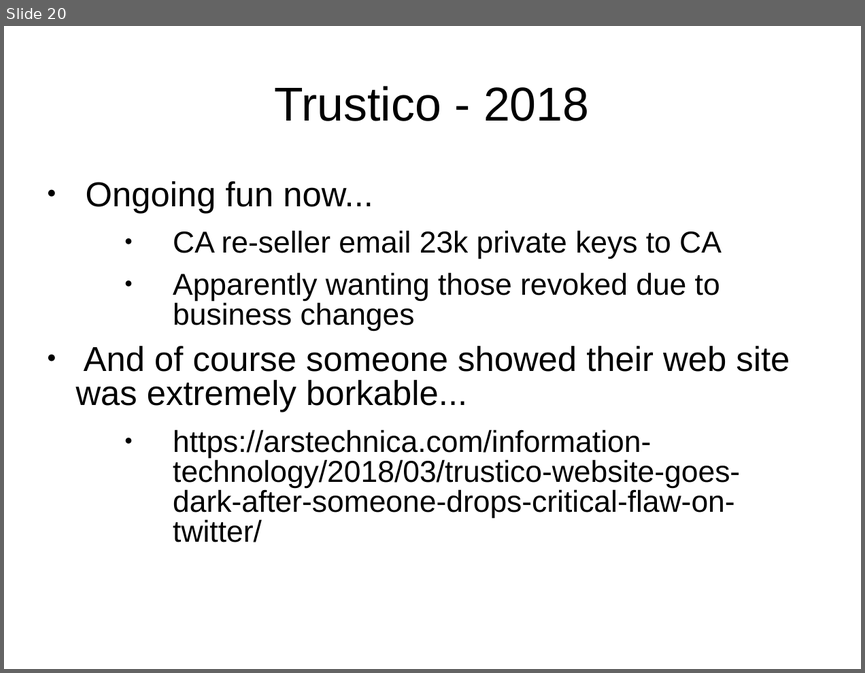
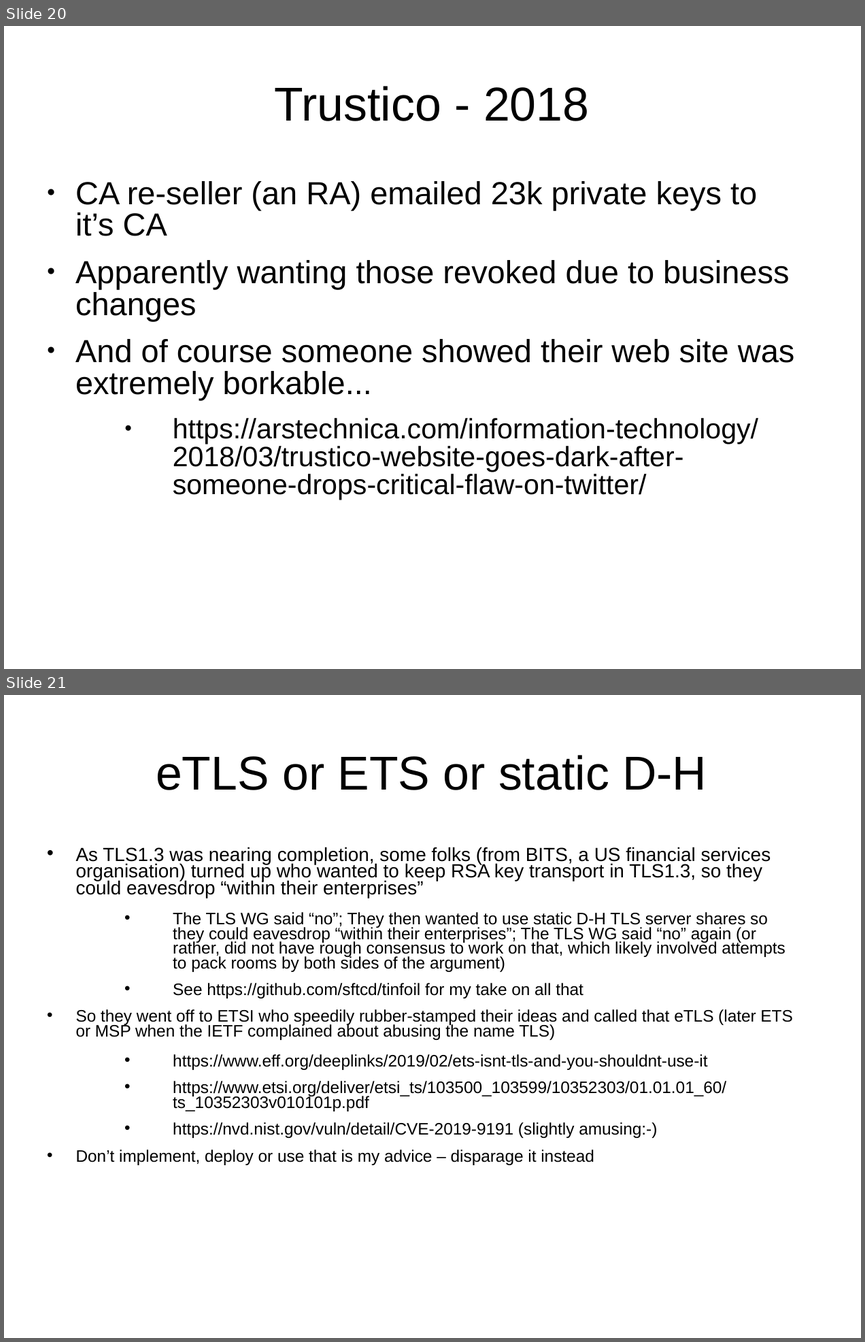
Before and after one commit to sftcd/cs7053, a slide deck: 2016lectures/07-tls-problems.ppt. Shown one above the other, each under a label of ours: slide 20 before the commit, slides 20 and 21 after it. The pictures are 865x673 and 865x1342 pixels, drawn with LibreOffice and Linux fonts; fonts in the diff are those of the drawing. Boxes give left, top, right and bottom in pixels: in the first picture for what was removed or moved away, otherwise in the second. Text is boxed around its words. In the diff, an @@ line names an element or a change of style, - is before the commit and + after.

```diff
--- a/2016lectures/07-tls-problems.ppt
+++ b/2016lectures/07-tls-problems.ppt
@@ slide 21 added at (4, 695, 861, 1338), background #FFFFFF @@
@@ title added at (156, 755, 706, 790), 44 pt, text #000000 @@
+eTLS or ETS or static D-H
@@ text added at (76, 847, 792, 1165), 15.4 pt, text #000000 @@
+• As TLS1.3 was nearing completion, some folks (from BITS, a US financial services organisation) turned up who wanted to keep RSA key transport in TLS1.3, so they could eavesdrop “within their enterprises”
+  • The TLS WG said “no”; They then wanted to use static D-H TLS server shares so they could eavesdrop “within their enterprises”; The TLS WG said “no” again (or rather, did not have rough consensus to work on that, which likely involved attempts to pack rooms by both sides of the argument)
+  • See https://github.com/sftcd/tinfoil for my take on all that
+• So they went off to ETSI who speedily rubber-stamped their ideas and called that eTLS (later ETS or MSP when the IETF complained about abusing the name TLS)
+  • https://www.eff.org/deeplinks/2019/02/ets-isnt-tls-and-you-shouldnt-use-it
+  • https://www.etsi.org/deliver/etsi_ts/103500_103599/10352303/01.01.01_60/ts_10352303v010101p.pdf
+  • https://nvd.nist.gov/vuln/detail/CVE-2019-9191 (slightly amusing:-)
+• Don’t implement, deploy or use that is my advice – disparage it instead
@@ slide 20 changed as well @@
@@ text at (75, 181, 757, 236): text changed; size 28 to 29.6 pt @@
-● Ongoing fun now...
-  ● CA re-seller email 23k private keys to CA
+● CA re-seller (an RA) emailed 23k private keys to it’s CA
@@ text at (75, 260, 795, 499): size 28 to 29.6 pt in "Apparently wanting those revoked due to business ..."; size 32 to 29.6 pt in "And of course someone showed their web ..."; size 28 to 25.9 pt in "https://arstechnica.com/information-technology/2018/03/trust ..."; list level 2 to 1 in "Apparently wanting those revoked due ..." @@
```
Also in this commit, not shown: 26 other slides changed, 1 slide removed, 2 other files.
